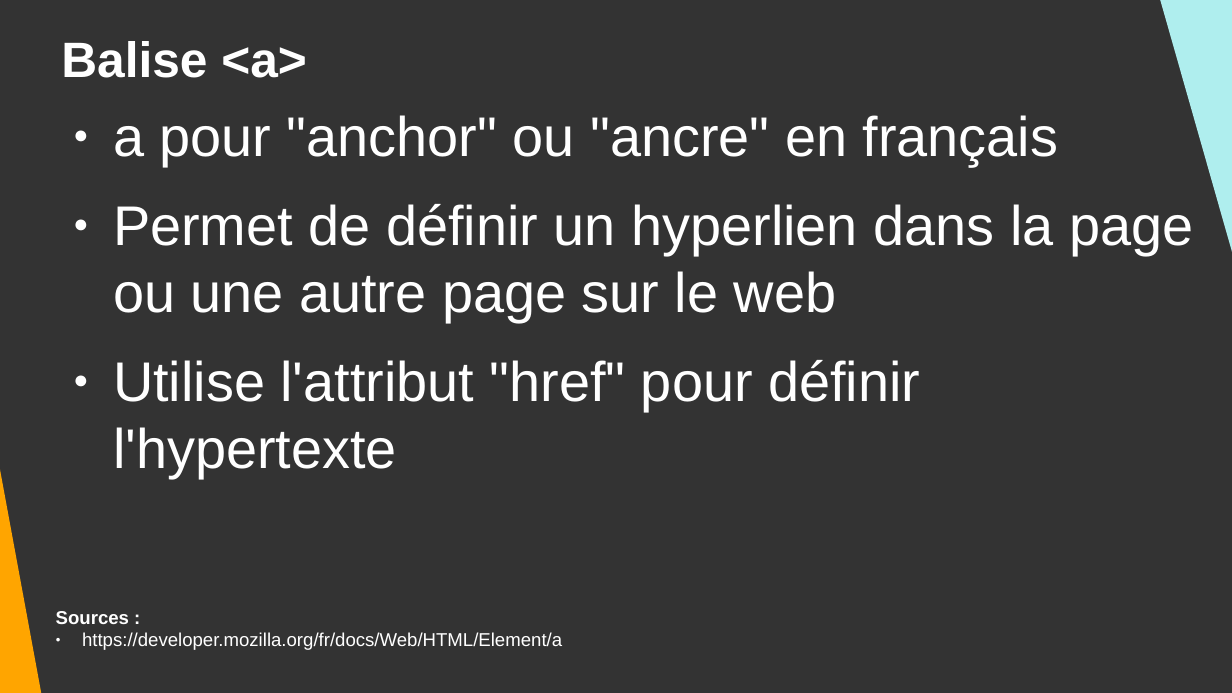
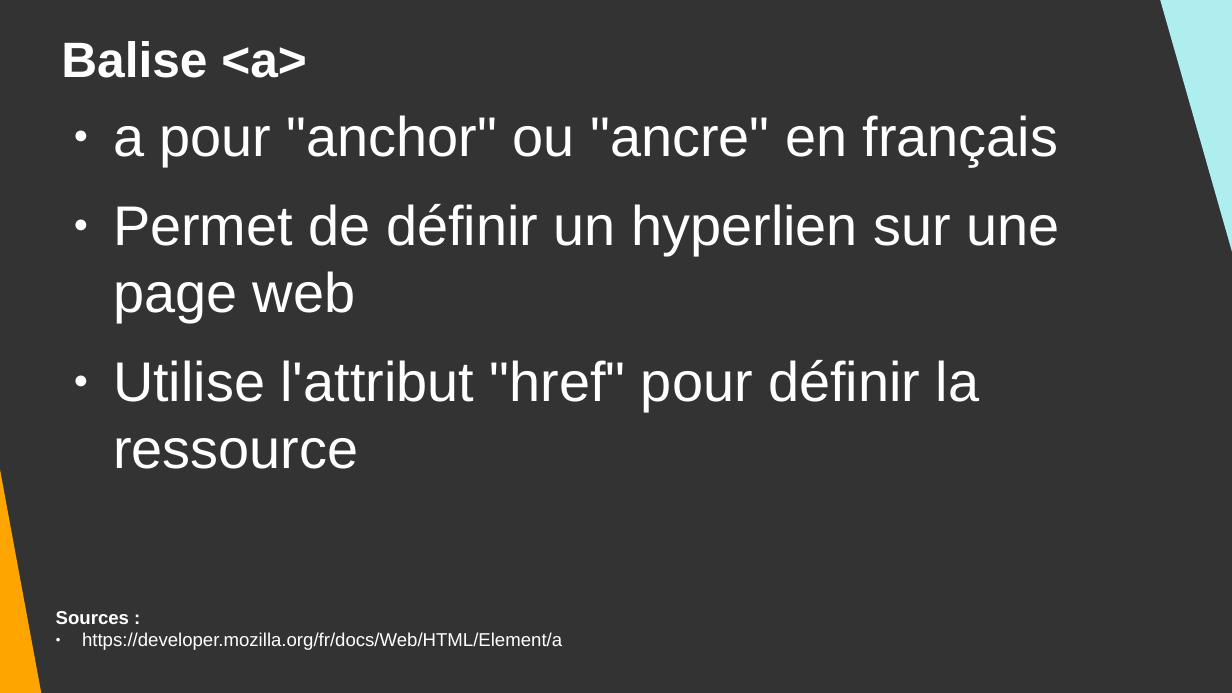
Before and after one commit to DanYellow/cours, a slide deck: slide 4 of integration-web-s1/travaux-pratiques/numero-6/presentation.odp (slide 6 before the commit). Drawn at 1232x693 pixels with LibreOffice and Linux fonts; fonts in the diff are those of the drawing. Boxes give left, top, right and bottom in pixels: in the first picture for what was removed or moved away, otherwise in the second. Text is boxed around its words. In the diff, an @@ line names an element or a change of style, - is before the commit and + after.

```diff
--- a/integration-web-s1/travaux-pratiques/numero-6/presentation.odp
+++ b/integration-web-s1/travaux-pratiques/numero-6/presentation.odp
@@ text at bbox=[113, 204, 1060, 469]: text changed @@
-● Permet de définir un hyperlien dans la page ou une autre page sur le web
-● Utilise l'attribut "href" pour définir l'hypertexte
+● Permet de définir un hyperlien sur une page web
+● Utilise l'attribut "href" pour définir la ressource
```
Also in this commit, not shown: 10 other slides changed, 1 slide added, 2 slides removed, 13 other files.
